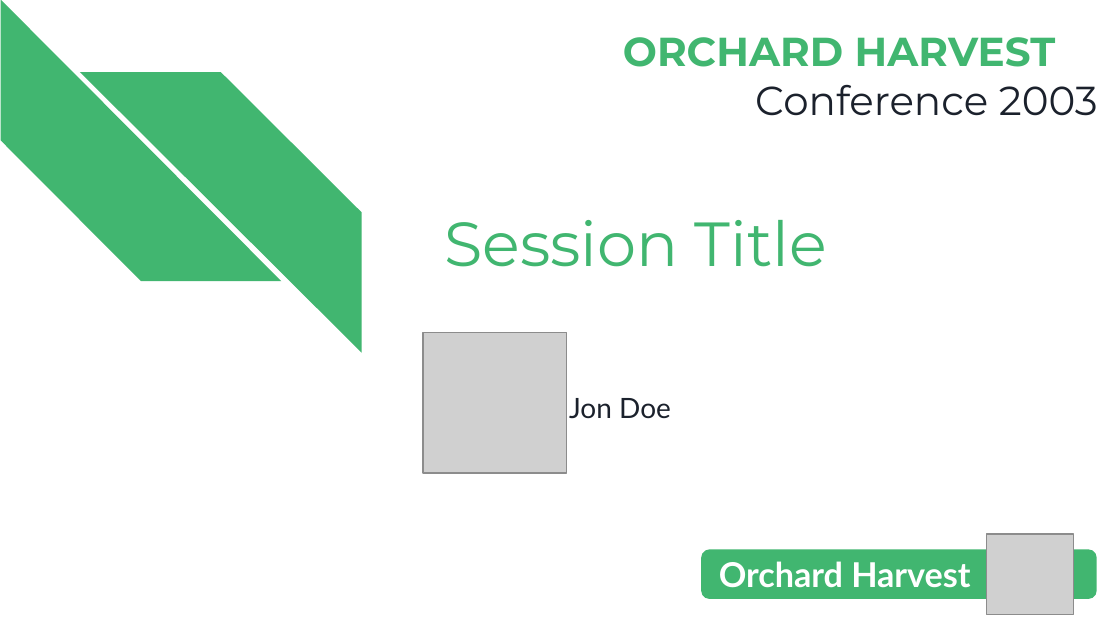
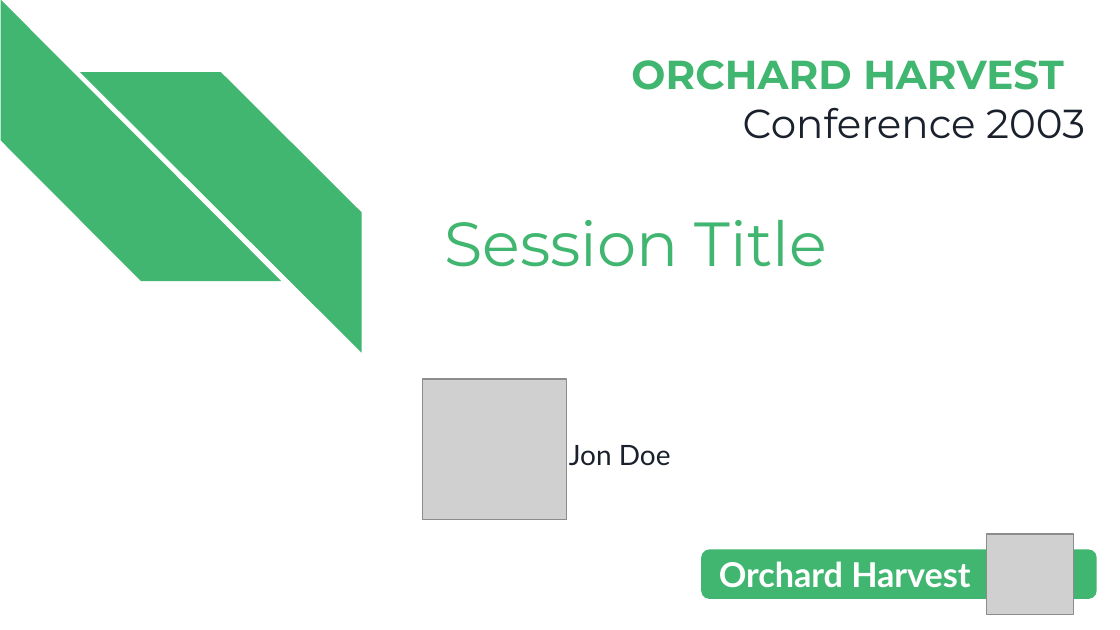
Before and after one commit to OrchardCMS/Orchard-Harvest-Speaker-Toolbox, a slide deck: slide 1 of Orchard Harvest 2023.pptx. Drawn at 1120x630 pixels with LibreOffice and Linux fonts; fonts in the diff are those of the drawing; grey boxes stand for pictures. Boxes give left, top, right and bottom in pixels: in the first picture for what was removed or moved away, otherwise in the second. Text is boxed around its words. In the diff, an @@ line names an element or a change of style, - is before the commit and + after.

Commit message:
Fixing PPT alignment, top right corner, more consistent typography

```diff
--- a/Orchard Harvest 2023.pptx
+++ b/Orchard Harvest 2023.pptx
@@ text "ORCHARD HARVEST Conference 2003" rewrapped from (623,37,1098,116) to (631,60,1085,139) @@
@@ picture: place and size @@
-picture at (423,333,567,474)
+picture at (423,379,567,520)
@@ subtitle "Jon Doe": place and size @@
-subtitle "Jon Doe" at (569,398,671,419)
+subtitle "Jon Doe" at (569,445,671,466)
```
Also in this commit, not shown: 3 other slides changed.
